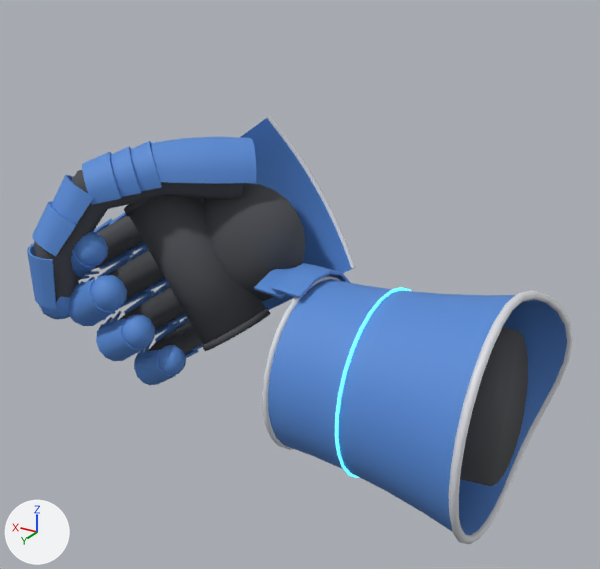
The glTF model dl/P12_gauntlet_2.glb as it was, and as the next commit left it.
Rendered twice from a 50 mm camera at (-0.224, 0.265, 0.137) aimed at (-0.055, -0.018, -0.005). The axes (+X, +Y, +Z) are drawn at lower left. The lights are the same throughout. The older version comes first. Vertices at exactly the same position are counted once.

Names of what the first picture shows: 'gauntlet_2'.
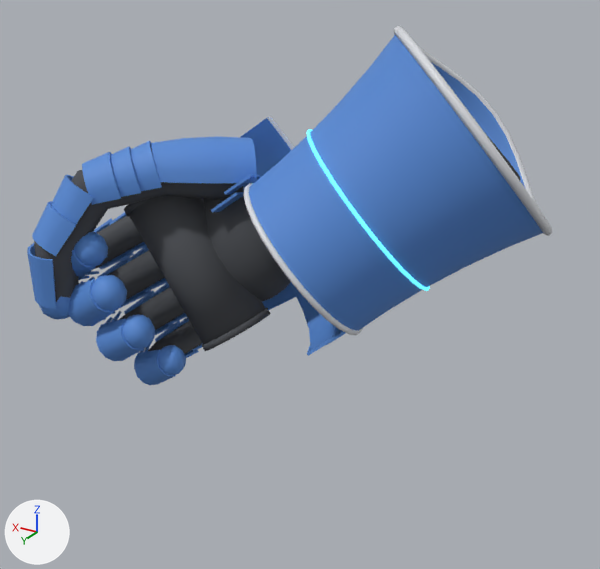
Patch to the scene script:
```diff
--- a/dl/P12_gauntlet_2.glb.py
+++ b/dl/P12_gauntlet_2.glb.py
@@ me_gauntlet_2 @@
 # used by ob_gauntlet_2; location = (0.0, 0.0, 0.0)
-me_gauntlet_2.from_pydata(...)  # 3628 vertices, 6936 faces; spans x -0.163..0.06, y -0.058..0.048, z -0.084..0.061
+me_gauntlet_2.from_pydata(...)  # 3628 vertices, 6936 faces; spans x -0.155..0.06, y -0.094..0.048, z -0.06..0.103
+# me_gauntlet_2 part 1: a new loose piece of 336 vertices spanning x -0.153..-0.034, y -0.092..0.024, z -0.017..0.101, in mat_gaunt_shell (blue #568ad6)
+# me_gauntlet_2 part 2: a new loose piece of 168 vertices spanning x -0.091..-0.033, y -0.045..0.025, z -0.018..0.042, in mat_gaunt_trim (white #dddfe5)
+# me_gauntlet_2 part 3: a new loose piece of 112 vertices spanning x -0.114..-0.054, y -0.061..0.013, z 0.002..0.064, in mat_gaunt_glow (cyan #69f0ff, glowing cyan #69f0ff)
+# me_gauntlet_2 part 4: a new loose piece of 48 vertices spanning x -0.139..-0.039, y -0.072..0.02, z -0.014..0.089, in mat_gaunt_dark (dark grey #4b4d52)
+# me_gauntlet_2 part 5: a new loose piece of 44 vertices spanning x -0.085..-0.024, y -0.046..-0.001, z -0.024..0.045, in mat_gaunt_shell (blue #568ad6)
+# me_gauntlet_2 part 6: a new loose piece of 44 vertices spanning x -0.078..-0.02, y -0.041..0.002, z -0.029..0.037, in mat_gaunt_shell (blue #568ad6)
+# me_gauntlet_2 part 7: the loose piece of 168 vertices spanning x -0.068..-0.065, y -0.047..0.029, z -0.073..0.003 is deleted
+# me_gauntlet_2 part 8: the loose piece of 112 vertices spanning x -0.102..-0.099, y -0.049..0.031, z -0.075..0.005 is deleted
+# me_gauntlet_2 part 9: 2 vertices moved from x -0.163..-0.162, y -0.054..-0.048, z -0.019..-0.01 to x -0.155..-0.153, y -0.028..-0.018, z 0.036..0.041; 638 vertices removed from x -0.163..-0.043, y -0.058..0.04, z -0.084..0.014; 166 vertices added at x -0.154..-0.08, y -0.094..0.002, z 0.025..0.103
 me_gauntlet_2.materials.append(mat_gaunt_dark)
```

Location of each change, [x1, y1, x2, y2] in pixels of the pictures (600 x 569 px):
'gauntlet_2', reshaped (16% shorter)
    before: [27, 116, 573, 544]
    after: [27, 26, 552, 385]
part 1 of me_gauntlet_2, added (blue)
    after: [249, 35, 543, 331]
part 2 of me_gauntlet_2, added
    after: [243, 183, 362, 335]
part 3 of me_gauntlet_2, added
    after: [307, 129, 430, 291]
part 4 of me_gauntlet_2, added (mostly hidden)
    after: [484, 132, 521, 180]
part 5 of me_gauntlet_2, added (mostly hidden)
    after: [224, 174, 345, 345]
part 6 of me_gauntlet_2, added
    after: [211, 192, 336, 356]
part 7 of me_gauntlet_2, deleted
    before: [262, 276, 340, 450]
part 8 of me_gauntlet_2, deleted
    before: [335, 287, 411, 478]
part 9 of me_gauntlet_2, cut back
    before: [254, 263, 573, 544]
    after: [394, 26, 552, 236]
